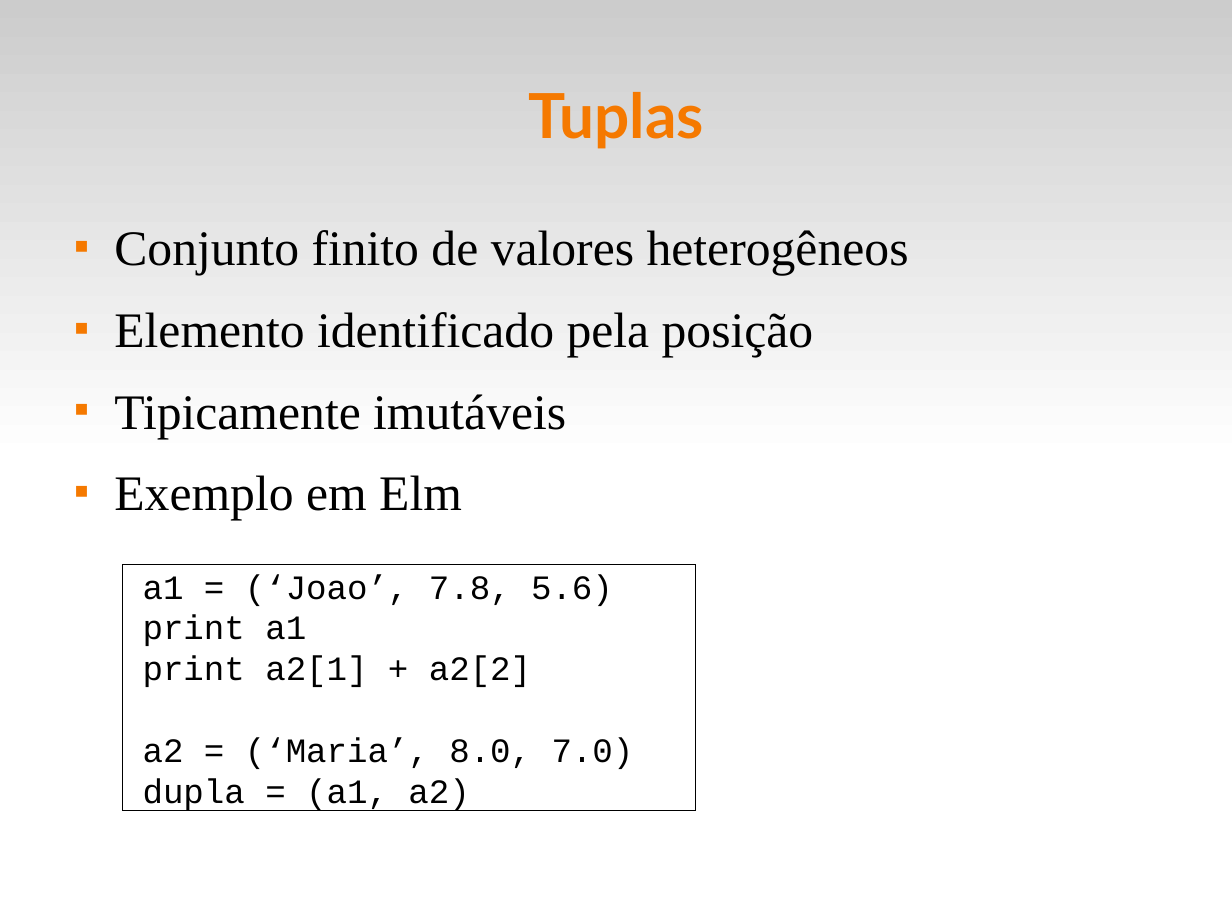
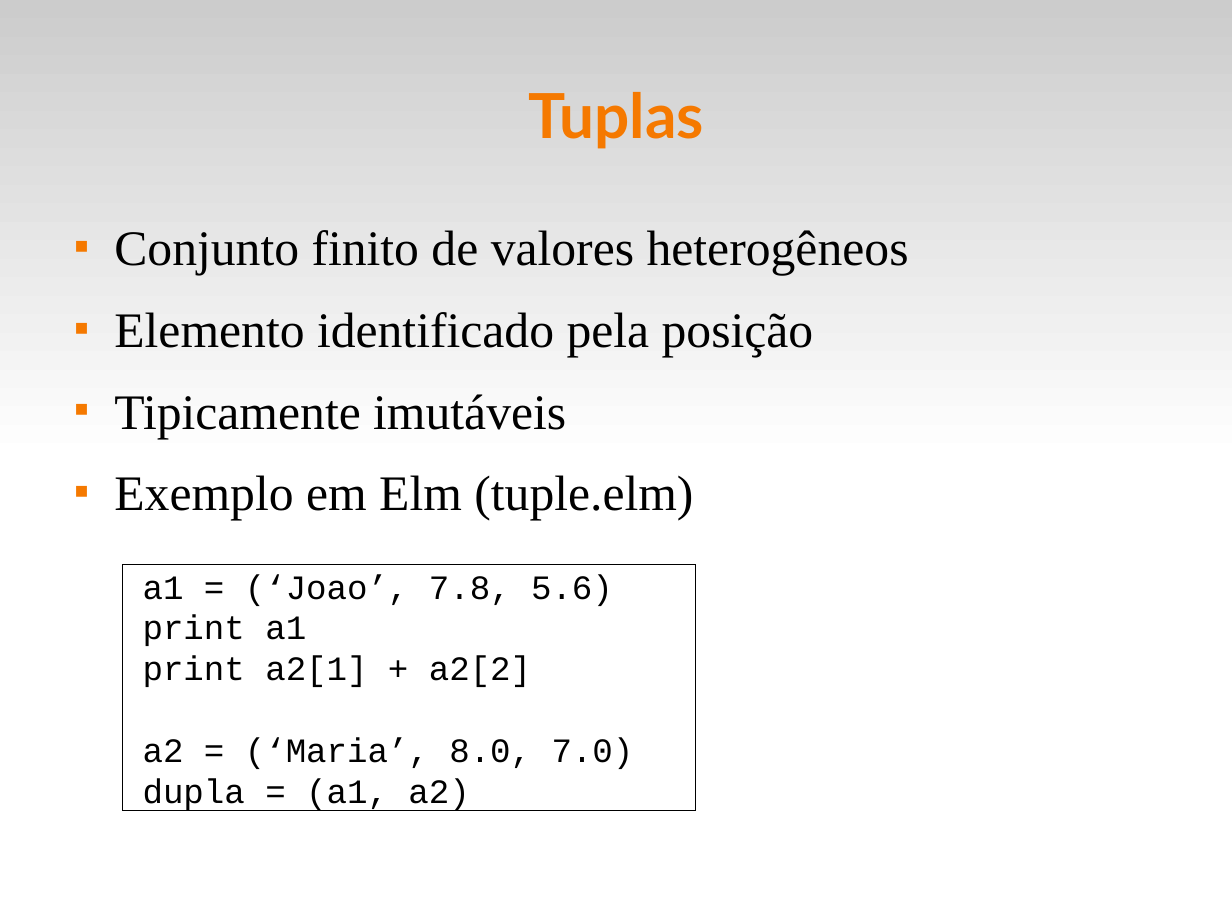
Before and after one commit to fsantanna-uerj/EDL, a slide deck: slide 22 of slides/edl-05-data.odp. Drawn at 1232x924 pixels with LibreOffice and Linux fonts; fonts in the diff are those of the drawing. Boxes give left, top, right and bottom in pixels: in the first picture for what was removed or moved away, otherwise in the second. Text is boxed around its words. In the diff, an @@ line names an element or a change of style, - is before the commit and + after.

```diff
--- a/slides/edl-05-data.odp
+++ b/slides/edl-05-data.odp
@@ text at [114, 475, 693, 521]: text changed @@
-■ Exemplo em Elm
+■ Exemplo em Elm (tuple.elm)
```
Also in this commit, not shown: 8 other slides changed, 11 other files.
